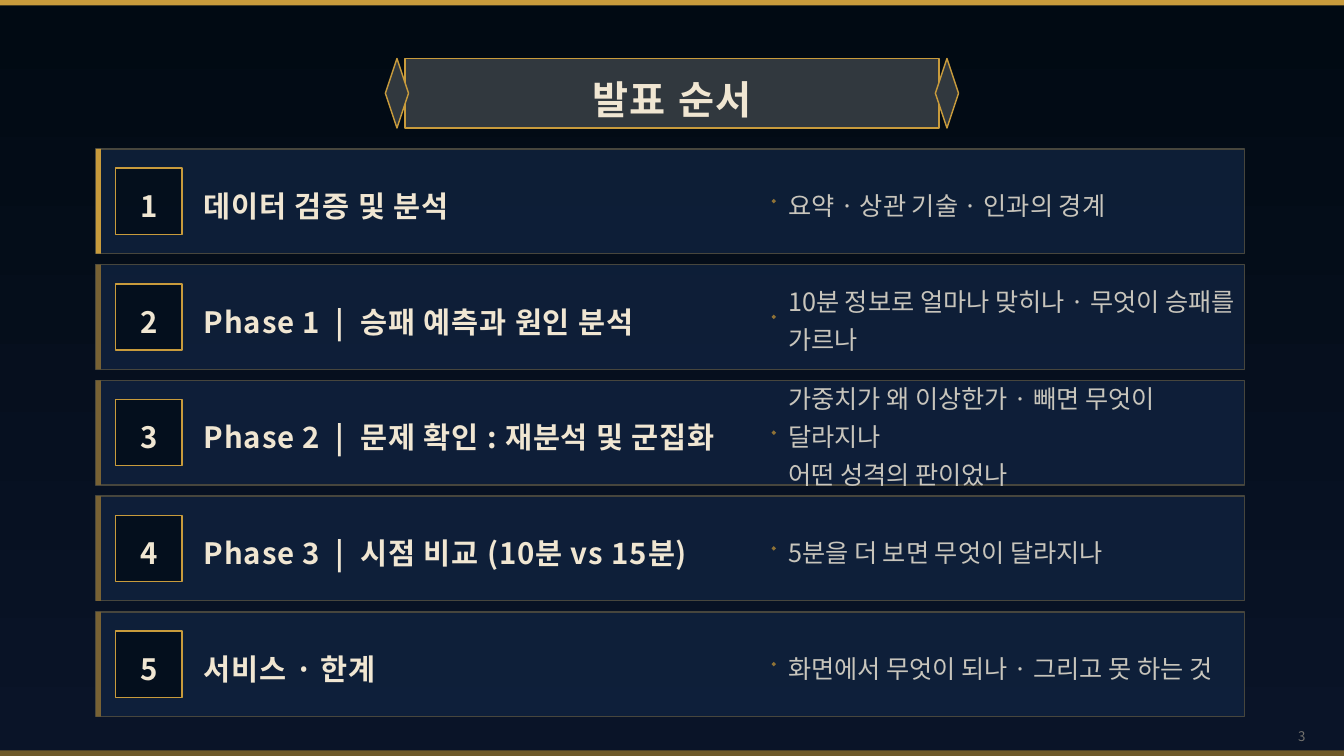
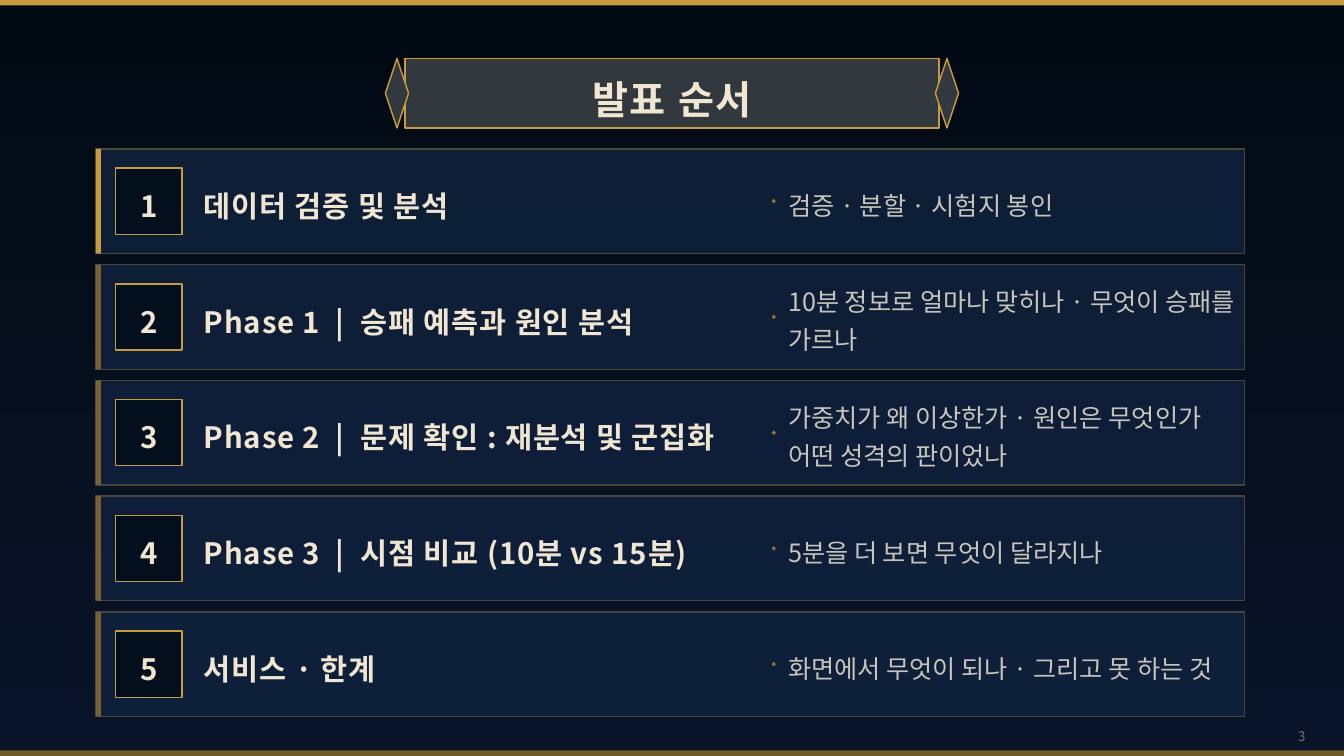
Before and after one commit to wpalswpa/project2608, a slide deck: slide 3 of 4조(십분컷)_미니2프로젝트_LoL 인게임 시점별 경기 데이터 기반 승패 예측 및 핵심 승리요인 분석_발표자료.pptx. Drawn at 1344x756 pixels with LibreOffice and Linux fonts; fonts in the diff are those of the drawing; background and template pictures are left out; a plain dark background stands for a picture behind light text. Boxes give left, top, right and bottom in pixels: in the first picture for what was removed or moved away, otherwise in the second. Text is boxed around its words. In the diff, an @@ line names an element or a change of style, - is before the commit and + after.

```diff
--- a/4조(십분컷)_미니2프로젝트_LoL 인게임 시점별 경기 데이터 기반 승패 예측 및 핵심 승리요인 분석_발표자료.pptx
+++ b/4조(십분컷)_미니2프로젝트_LoL 인게임 시점별 경기 데이터 기반 승패 예측 및 핵심 승리요인 분석_발표자료.pptx
@@ text at (788, 194, 1053, 217): text changed @@
-요약 · 상관 기술 · 인과의 경계
+검증 · 분할 · 시험지 봉인
@@ text at (788, 406, 1202, 467): text changed @@
-가중치가 왜 이상한가 · 빼면 무엇이 달라지나
-어떤 성격의 판이었나
+가중치가 왜 이상한가 · 원인은 무엇인가
+어떤 성격의 판이었나
```
Also in this commit, not shown: 5 other slides changed, 3 slides removed, 1 other file.
